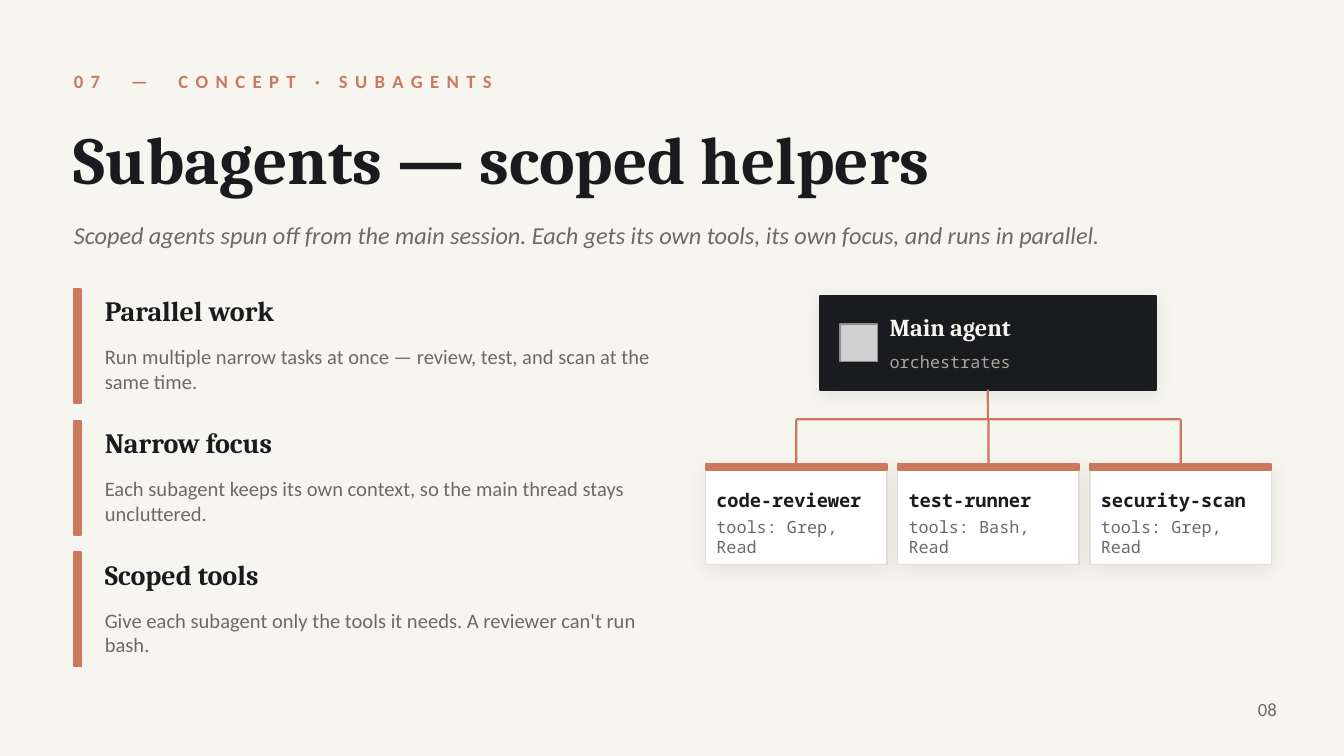
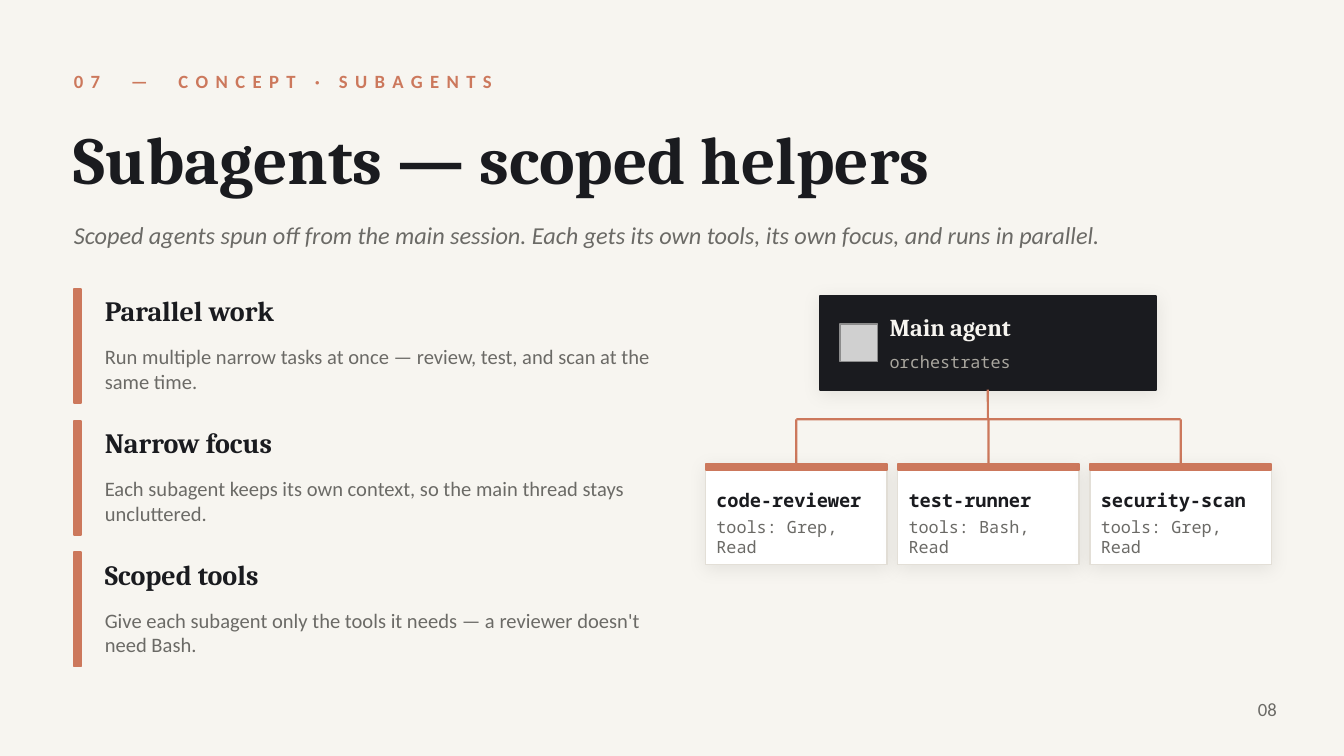
Before and after one commit to radrt/sap-presentation-claude, a slide deck: slide 8 of Claude_Code.pptx. Drawn at 1344x756 pixels with LibreOffice and Linux fonts; fonts in the diff are those of the drawing; grey boxes stand for pictures. Boxes give left, top, right and bottom in pixels: in the first picture for what was removed or moved away, otherwise in the second. Text is boxed around its words. In the diff, an @@ line names an element or a change of style, - is before the commit and + after.

```diff
--- a/Claude_Code.pptx
+++ b/Claude_Code.pptx
@@ text at <box>105,614,639,652</box>: text changed @@
-Give each subagent only the tools it needs. A reviewer can't run bash.
+Give each subagent only the tools it needs — a reviewer doesn't need Bash.
```
Also in this commit, not shown: 5 other slides changed, 1 slide added.
